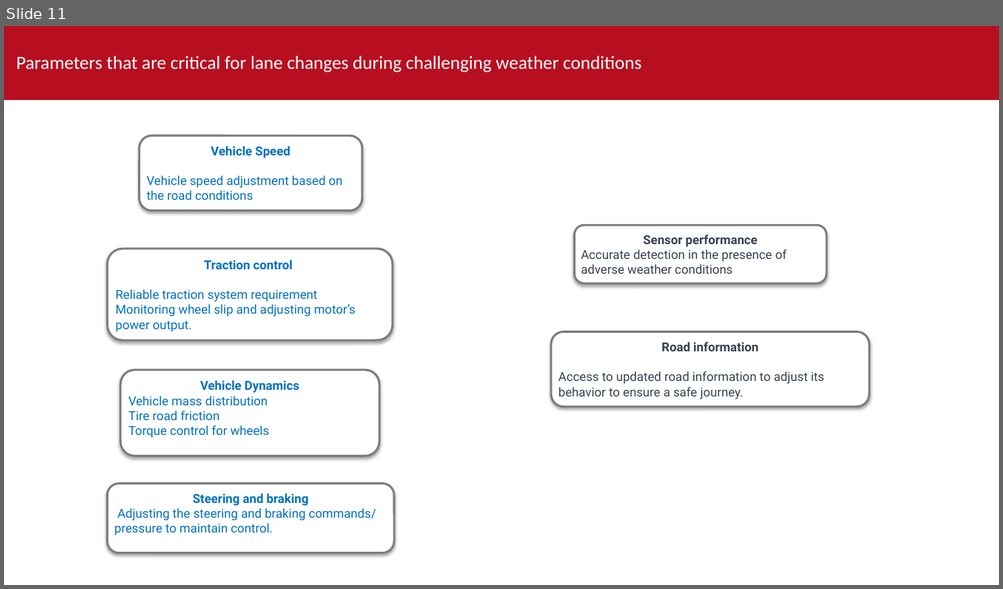
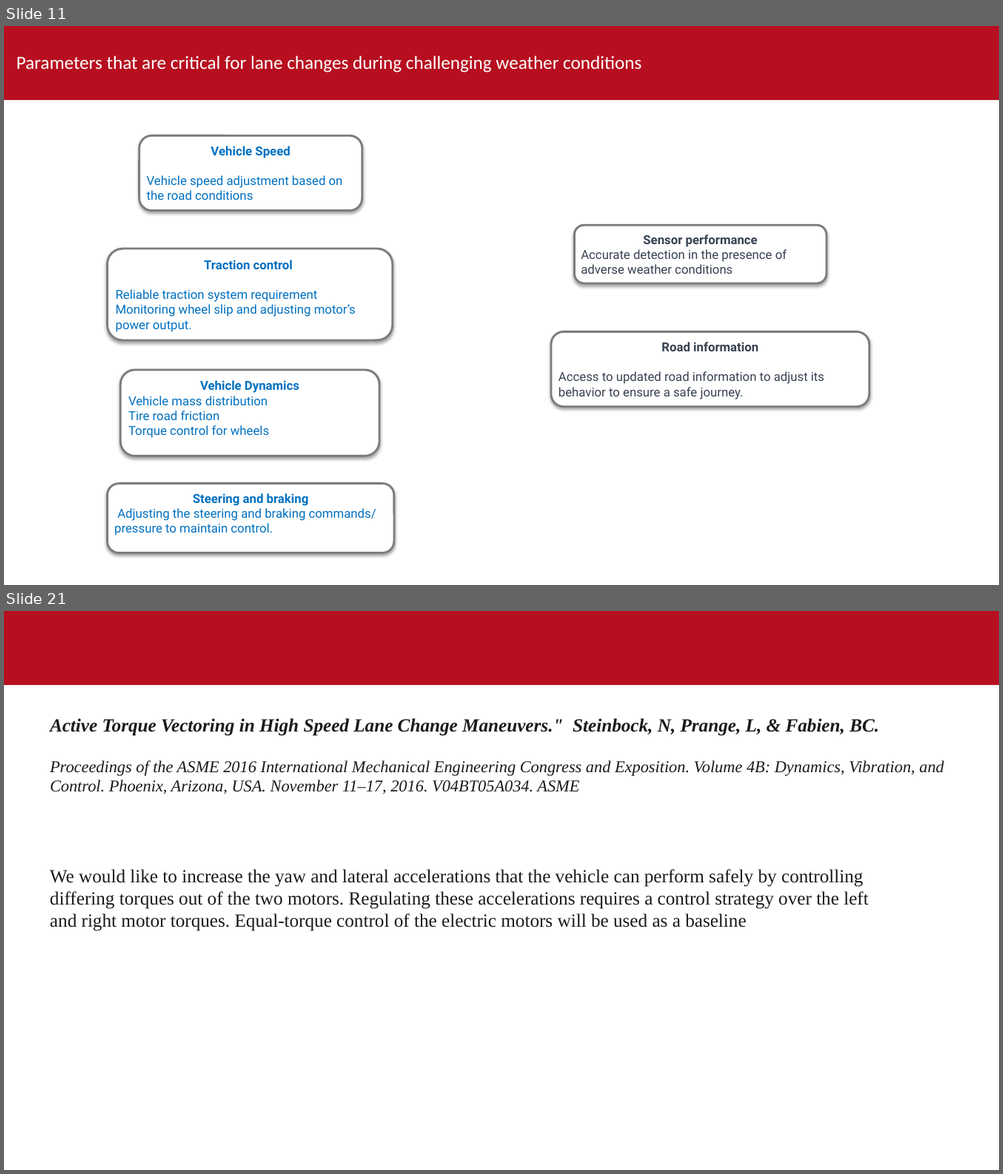
Before and after one commit to sandeepsulake96/Highway-motion-planning-using-artificial-potential-fields-with-environment-uncertainities, a slide deck: Thesis_outline.pptx. Shown one above the other, each under a label of ours: slide 11 before the commit, slides 11 and 21 after it; the slides between them are not shown. The pictures are 1003x589 and 1003x1174 pixels, drawn with LibreOffice and Linux fonts; fonts in the diff are those of the drawing; background and template pictures are left out. Boxes give left, top, right and bottom in pixels: in the first picture for what was removed or moved away, otherwise in the second. Text is boxed around its words. In the diff, an @@ line names an element or a change of style, - is before the commit and + after.

```diff
--- a/Thesis_outline.pptx
+++ b/Thesis_outline.pptx
@@ slide 21 added at (4,611,999,1170), background #FFFFFF; not listed: 1 template element that a slide beside it also shows @@
@@ text added at (50,718,944,795), 16 pt, text #1A1A1A, italic @@
+Active Torque Vectoring in High Speed Lane Change Maneuvers." Steinbock, N, Prange, L, & Fabien, BC.
+Proceedings of the ASME 2016 International Mechanical Engineering Congress and Exposition. Volume 4B: Dynamics, Vibration, and Control. Phoenix, Arizona, USA. November 11–17, 2016. V04BT05A034. ASME
@@ text added at (50,869,868,931), 18 pt, text #1A1A1A @@
+We would like to increase the yaw and lateral accelerations that the vehicle can perform safely by controlling differing torques out of the two motors. Regulating these accelerations requires a control strategy over the left and right motor torques. Equal-torque control of the electric motors will be used as a baseline
```
Also in this commit, not shown: 4 slides changed, 6 other slides added, 8 other files.
